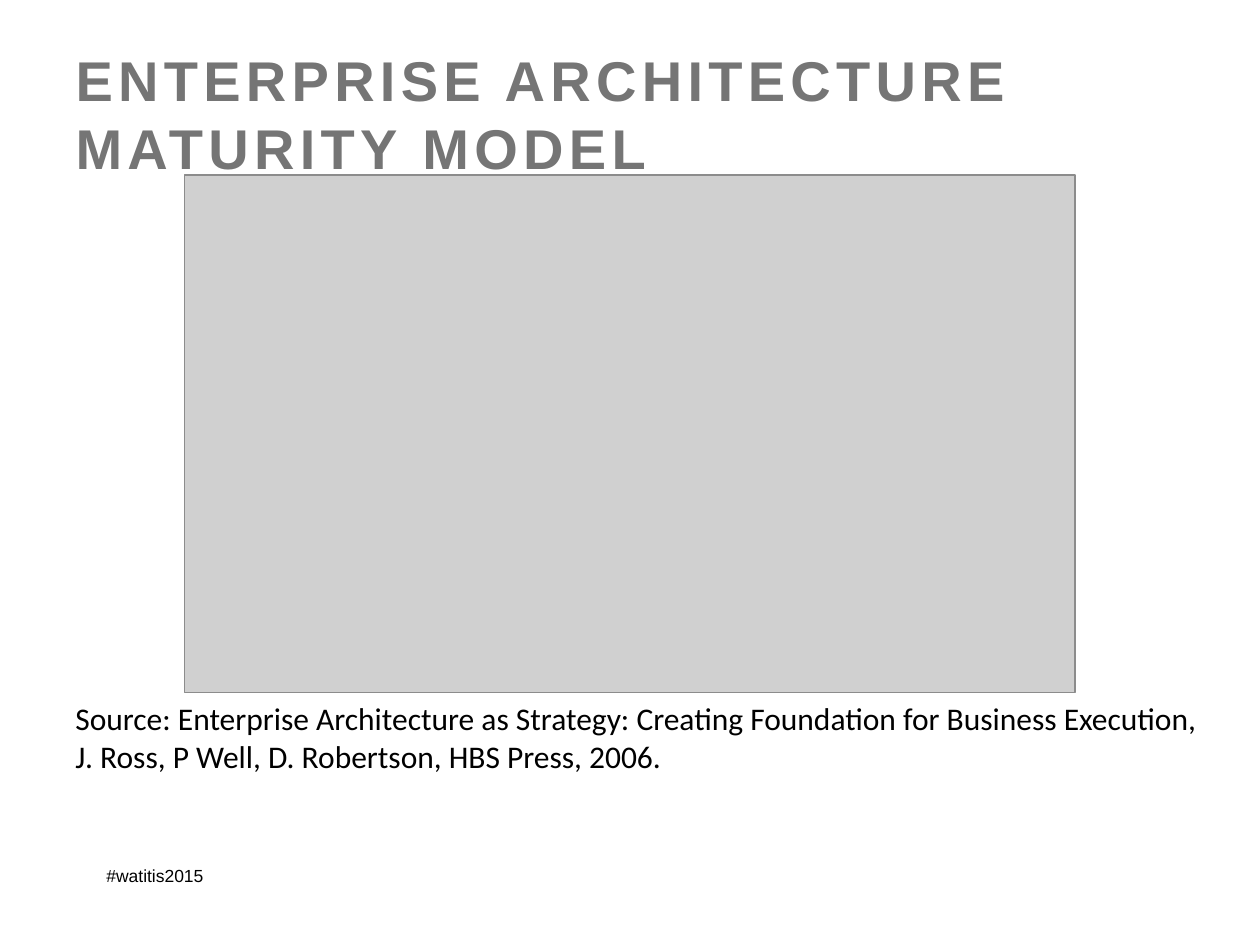
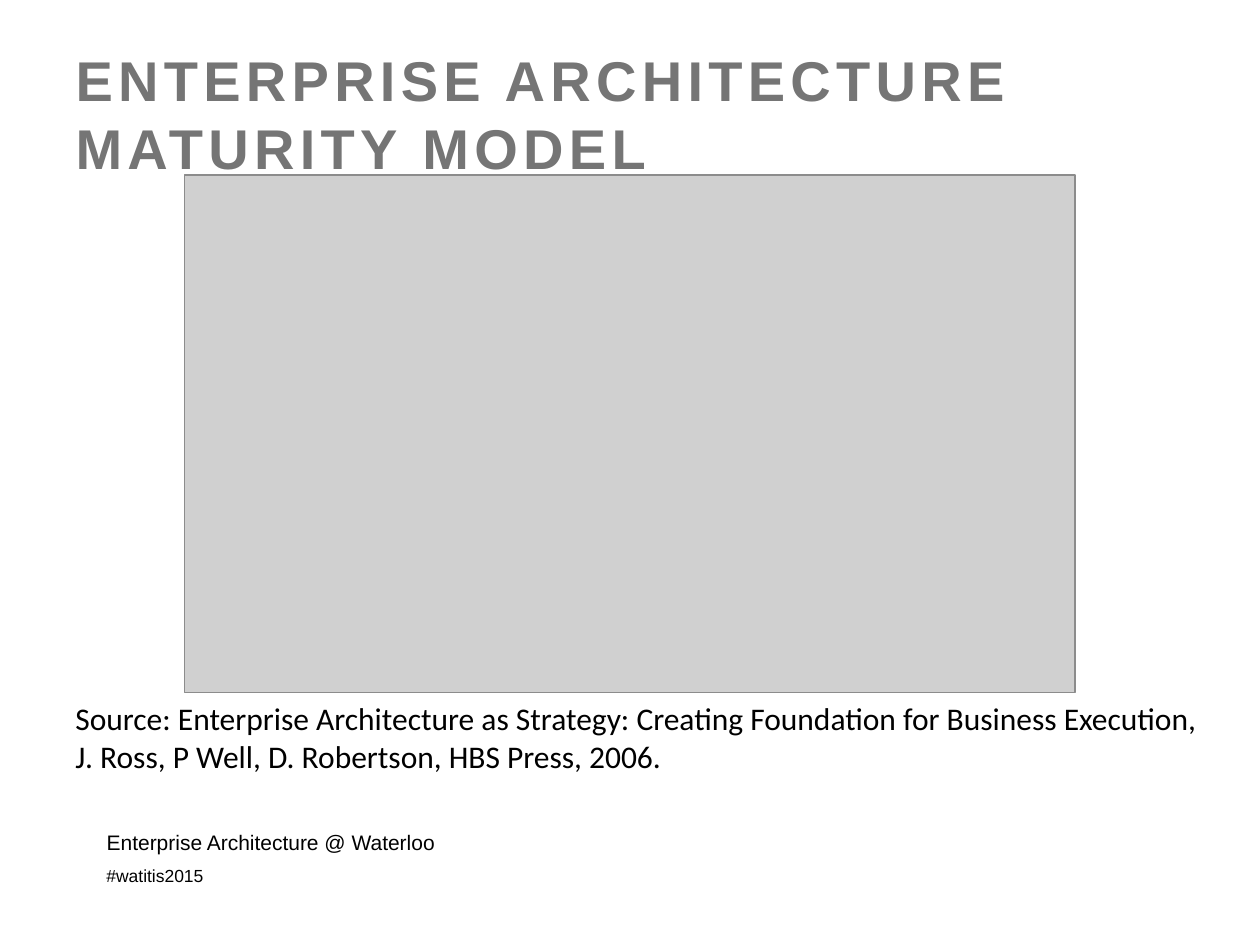
Before and after one commit to colinbellCA/presentation-istea-watitis2015, a slide deck: slide 44 of ISTEA-WatITis2015.pptx. Drawn at 1260x945 pixels with LibreOffice and Linux fonts; fonts in the diff are those of the drawing; grey boxes stand for pictures; background and template pictures are left out. Boxes give left, top, right and bottom in pixels: in the first picture for what was removed or moved away, otherwise in the second. Text is boxed around its words. In the diff, an @@ line names an element or a change of style, - is before the commit and + after.

Commit message:
Missing footer.

```diff
--- a/ISTEA-WatITis2015.pptx
+++ b/ISTEA-WatITis2015.pptx
@@ text added at <box>107,834,435,854</box>, 12 pt, text #000000 @@
+Enterprise Architecture @ Waterloo
```
